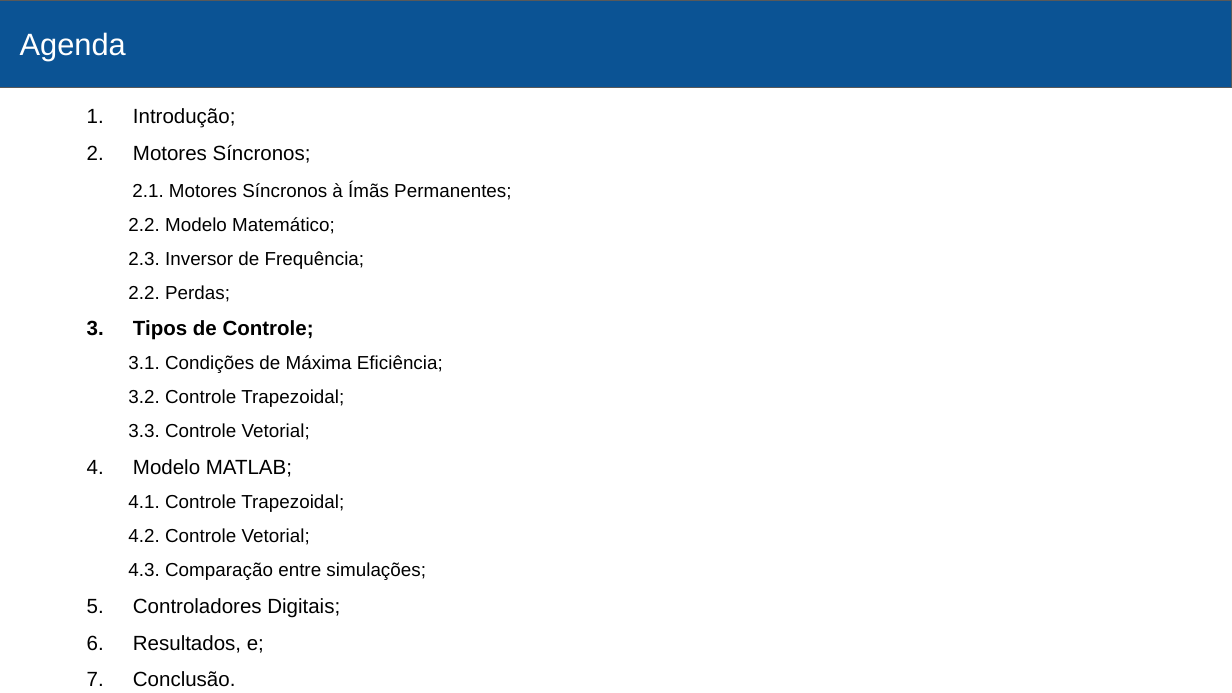
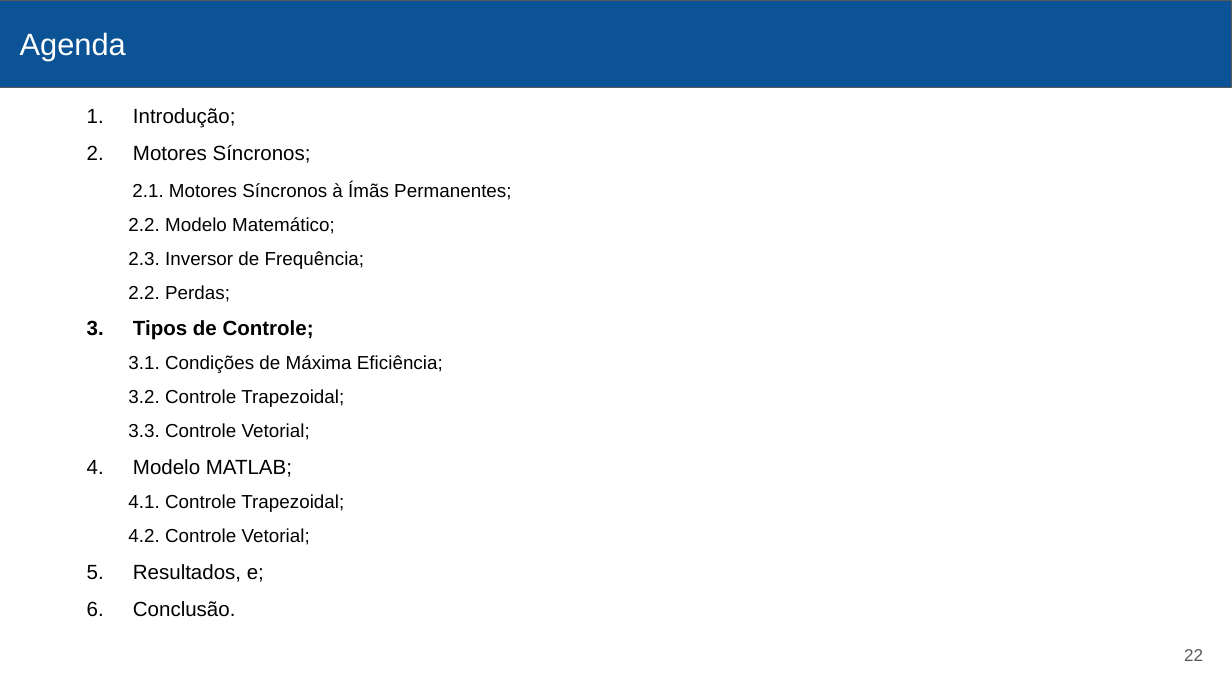
Before and after one commit to victormenegon/texto, a slide deck: slide 22 of ApresentacaoTCC.pptx (slide 23 before the commit). Drawn at 1232x693 pixels with LibreOffice and Linux fonts; fonts in the diff are those of the drawing. Boxes give left, top, right and bottom in pixels: in the first picture for what was removed or moved away, otherwise in the second. Text is boxed around its words. In the diff, an @@ line names an element or a change of style, - is before the commit and + after.

```diff
--- a/ApresentacaoTCC.pptx
+++ b/ApresentacaoTCC.pptx
@@ text at [128,562,426,618]: paragraphs removed @@
-      4.3. Comparação entre simulações;
-5. Controladores Digitais;
@@ page number added at [1184,649,1203,661], 10 pt, text #595959 @@
+22
```
Also in this commit, not shown: 40 other slides changed, 5 slides added, 11 slides removed, 1 other file.
